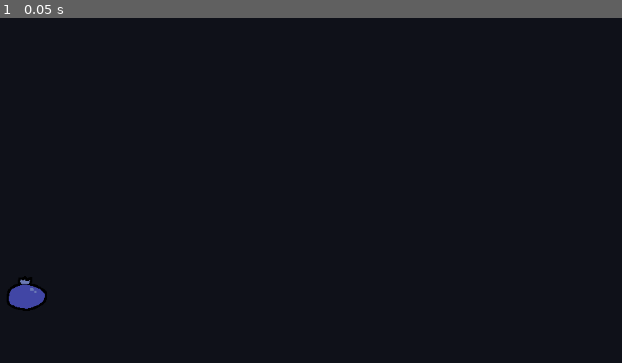
Above: before the commit, frame 1.
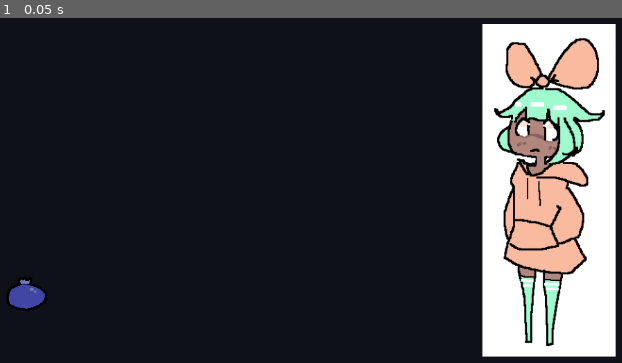
Above: after the commit, the same moment.

Repository: lucoalove/feed-your-anorexic-wife
Game: Godot game, scene res://game.tscn
The game is run twice, just before and just after one commit, with the same random seed, the same clock (stepped at 60 frames per second) and the same inputs.
Inputs:
- Up to frame 1 (0.05 s): no input

The runs differ from the first frame. In frame 1, 20% of the frame differs, in the area x 77-100%, y 1-99%.

Commit message:
finally make mouse graphics good

Diff:
--- a/camera_lock_width.gd
+++ b/camera_lock_width.gd
@@ -1,36 +1,12 @@
 extends Camera2D
-
-var ARROW       = load("res://cursor_arrow.png")
-var GRAB_CLOSED = load("res://cursor_grab_closed.png")
-var GRAB_OPEN   = load("res://cursor_grab_open.png")
 
 func _ready() -> void:
 
 	get_tree().get_root().size_changed.connect(resize)
 	resize()
 
-	Input.set_custom_mouse_cursor(ARROW, Input.CursorShape.CURSOR_ARROW, Vector2(0, 0))
-	set_click_state(false)
+func resize() -> void:
 
-func resize() -> void:
 	var z := get_window().size.x / 1200.0
 	zoom.x = z
 	zoom.y = z
-
-func set_click_state(is_clicking):
-
-	if is_clicking:
-		Input.set_custom_mouse_cursor(GRAB_CLOSED, Input.CursorShape.CURSOR_DRAG, Vector2(16, 8))
-	else:
-		Input.set_custom_mouse_cursor(GRAB_OPEN, Input.CursorShape.CURSOR_DRAG, Vector2(16, 8))
-
-func _input(event) -> void:
-
-	# need to change mouse cursor based on element hover state AND whether
-	# mouse is down or not (latter we must handle ourselves) for stuff like
-	# arrow-click and grab
-
-	if event.is_action_pressed("click"):
-		set_click_state(true)
-	elif event.is_action_released("click"):
-		set_click_state(false)
--- a/fruit.gd
+++ b/fruit.gd
@@ -10,7 +10,6 @@
 func _ready() -> void:
 
 	# https://docs.godotengine.org/en/stable/classes/class_control.html#class-control-property-mouse-default-cursor-shape
-	mouse_default_cursor_shape = Control.CursorShape.CURSOR_DRAG
 
 	mouse_entered.connect(_on_mouse_entered)
 	mouse_exited.connect(_on_mouse_exited)
@@ -27,15 +26,20 @@
 		velocity += (mouse_world_pos - (size / 2) - position) * ACCEL
 
 func _on_mouse_entered():
+	print("enter")
 	is_hovered = true
+	Mouse.add_grabby_target()
 
 func _on_mouse_exited():
+	print("exit")
 	is_hovered = false
+	Mouse.remove_grabby_target()
 
 func _input(event) -> void:
 
-	if event.is_action_released("click"):
+	if is_held and event.is_action_released("click"):
 		is_held = false
-
-	if is_hovered and event.is_action_pressed("click"):
+		Mouse.remove_grabby_target()
+	elif not is_held and is_hovered and event.is_action_pressed("click"):
 		is_held = true
+		Mouse.add_grabby_target() # an extra grabby target independent of hover state
--- a/fruit_pile.gd
+++ b/fruit_pile.gd
@@ -7,22 +7,26 @@
 func _ready() -> void:
 
 	# https://docs.godotengine.org/en/stable/classes/class_control.html#class-control-property-mouse-default-cursor-shape
-	mouse_default_cursor_shape = Control.CursorShape.CURSOR_DRAG
 
 	mouse_entered.connect(_on_mouse_entered)
 	mouse_exited.connect(_on_mouse_exited)
 
 func _on_mouse_entered():
 	is_hovered = true
+	Mouse.add_grabby_target()
 
 func _on_mouse_exited():
 	is_hovered = false
+	Mouse.remove_grabby_target()
 
 func _input(event) -> void:
 
 	if is_hovered and event.is_action_pressed("click"):
 
 		var fruit = FRUIT.instantiate()
+
+		Mouse.add_grabby_target()
 		fruit.is_held = true
 		fruit.position = position
+
 		get_node("/root/Root").add_child(fruit)
--- a/game.tscn
+++ b/game.tscn
@@ -1,7 +1,8 @@
-[gd_scene load_steps=4 format=3 uid="uid://c7gxbkmvhao7v"]
+[gd_scene load_steps=5 format=3 uid="uid://c7gxbkmvhao7v"]
 
 [ext_resource type="Script" uid="uid://khdn3y43ciwf" path="res://camera_lock_width.gd" id="1_80nbo"]
 [ext_resource type="Texture2D" uid="uid://okuruo4lqcip" path="res://fruit_blueberry.png" id="2_feb5d"]
+[ext_resource type="Texture2D" uid="uid://dewkxnf8fs8l6" path="res://anorexic_wife_placeholder.png" id="4_7jktm"]
 [ext_resource type="Script" uid="uid://bohbs78vf024w" path="res://fruit_pile.gd" id="4_fc0e3"]
 
 [node name="Root" type="Node2D"]
@@ -23,3 +24,10 @@
 offset_bottom = 504.0
 texture = ExtResource("2_feb5d")
 script = ExtResource("4_fc0e3")
+
+[node name="Wife" type="TextureRect" parent="."]
+offset_left = 804.0
+offset_top = 65.0
+offset_right = 1004.0
+offset_bottom = 565.0
+texture = ExtResource("4_7jktm")
--- /dev/null
+++ b/mouse.gd
@@ -0,0 +1,42 @@
+extends Node
+
+var ARROW       = load("res://cursor_arrow.png")
+var GRAB_CLOSED = load("res://cursor_grab_closed.png")
+var GRAB_OPEN   = load("res://cursor_grab_open.png")
+
+var down := false
+var grabby_targets := 0
+
+func _ready() -> void:
+	reload_visual()
+
+func _input(event) -> void:
+
+	if event.is_action_pressed("click"):
+		down = true
+		reload_visual()
+	elif event.is_action_released("click"):
+		down = false
+		reload_visual()
+
+func add_grabby_target():
+	grabby_targets += 1
+	reload_visual()
+
+func remove_grabby_target():
+	grabby_targets -= 1
+	reload_visual()
+
+func reload_visual():
+
+	print(grabby_targets)
+
+	if grabby_targets > 0:
+
+		if down:
+			Input.set_custom_mouse_cursor(GRAB_CLOSED, Input.CursorShape.CURSOR_ARROW, Vector2(16, 8))
+		else:
+			Input.set_custom_mouse_cursor(GRAB_OPEN, Input.CursorShape.CURSOR_ARROW, Vector2(16, 8))
+
+	else:
+		Input.set_custom_mouse_cursor(ARROW, Input.CursorShape.CURSOR_ARROW, Vector2(0, 0))
--- a/project.godot
+++ b/project.godot
@@ -15,6 +15,10 @@
 config/features=PackedStringArray("4.4", "GL Compatibility")
 config/icon="res://icon.svg"
 
+[autoload]
+
+Mouse="*res://mouse.gd"
+
 [input]
 
 click={
Binary file added: anorexic_wife_placeholder.png
Not shown, added: anorexic_wife_placeholder.png.import
Not shown, added: mouse.gd.uid
